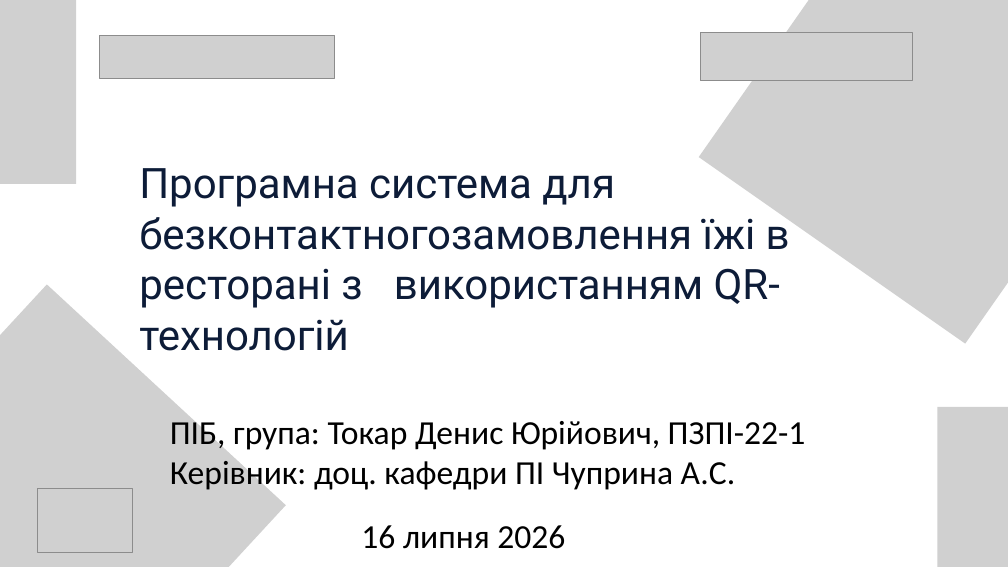
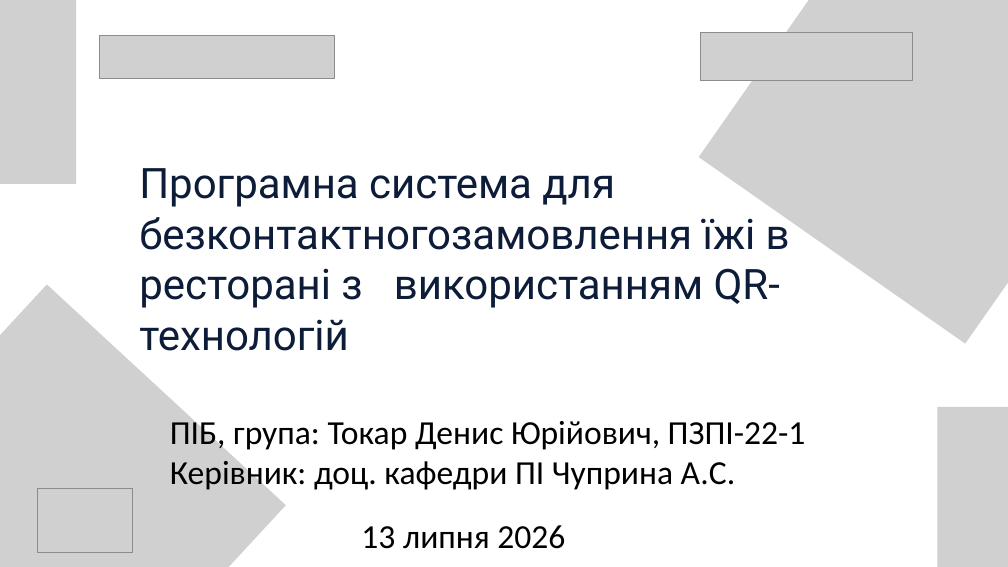
Before and after one commit to NureTokarDenys/QR-Rest, a slide deck: slide 1 of docs/Presentatation/2026_Б_ПІ_ПЗПІ-22-1_Токар_Д_Ю.pptx. Drawn at 1008x567 pixels with LibreOffice and Linux fonts; fonts in the diff are those of the drawing; grey boxes stand for pictures; background and template pictures are left out. Boxes give left, top, right and bottom in pixels: in the first picture for what was removed or moved away, otherwise in the second. Text is boxed around its words. In the diff, an @@ line names an element or a change of style, - is before the commit and + after.

```diff
--- a/docs/Presentatation/2026_Б_ПІ_ПЗПІ-22-1_Токар_Д_Ю.pptx
+++ b/docs/Presentatation/2026_Б_ПІ_ПЗПІ-22-1_Токар_Д_Ю.pptx
@@ text at <box>361,525,565,549</box>: text changed @@
-16 липня 2026
+13 липня 2026
```
Also in this commit, not shown: 5 other slides changed, 3 other files.
